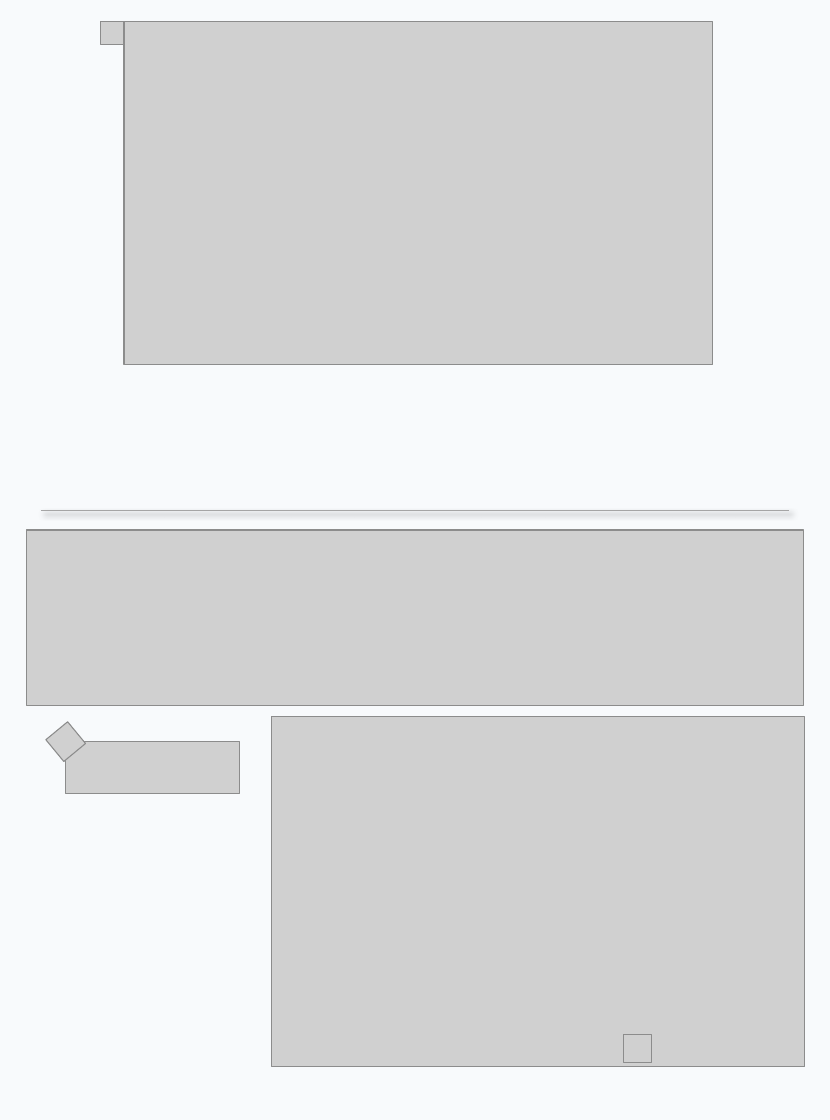
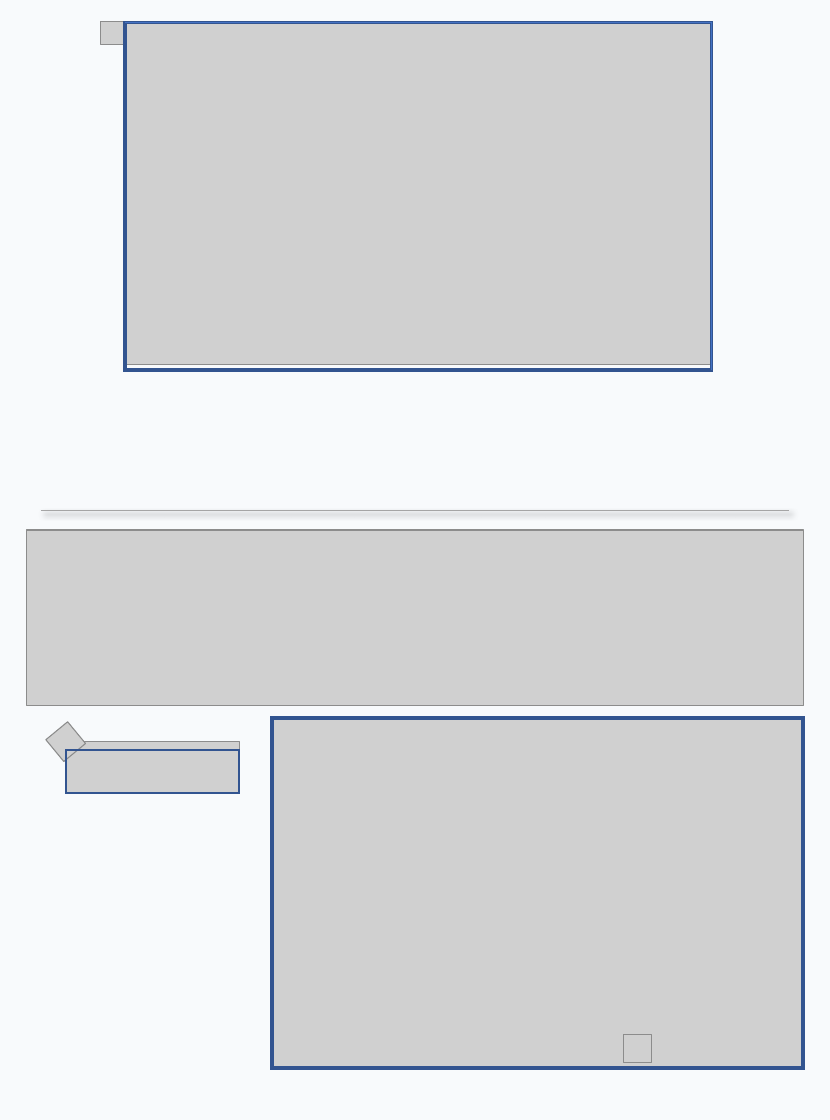
Before and after one commit to rolday93-debug/Conversor, a slide deck: slide 3 of manual/manual.pptx. Drawn at 830x1120 pixels with LibreOffice and Linux fonts; fonts in the diff are those of the drawing; grey boxes stand for pictures. Boxes give left, top, right and bottom in pixels: in the first picture for what was removed or moved away, otherwise in the second. Text is boxed around its words. In the diff, an @@ line names an element or a change of style, - is before the commit and + after.

```diff
--- a/manual/manual.pptx
+++ b/manual/manual.pptx
@@ frame added at bbox=[124, 21, 713, 371], fill #4472C4, outline #325491 1 pt @@
@@ frame added at bbox=[271, 717, 805, 1069], fill #4472C4, outline #325491 1 pt @@
@@ frame added at bbox=[65, 751, 239, 795], fill #4472C4, outline #325491 1 pt @@
```
Also in this commit, not shown: 1 other slide changed, 7 slides added, 3 slides removed, 9 other files.
